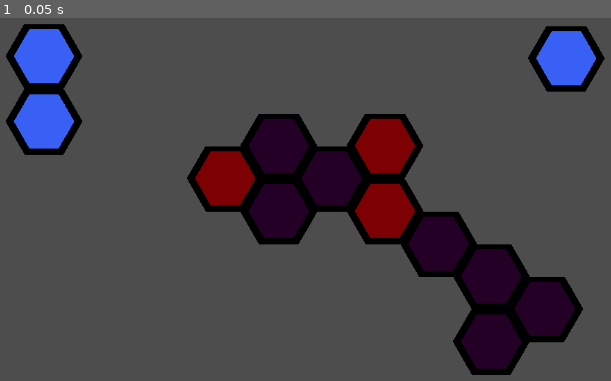
Above: before the commit, frame 1.
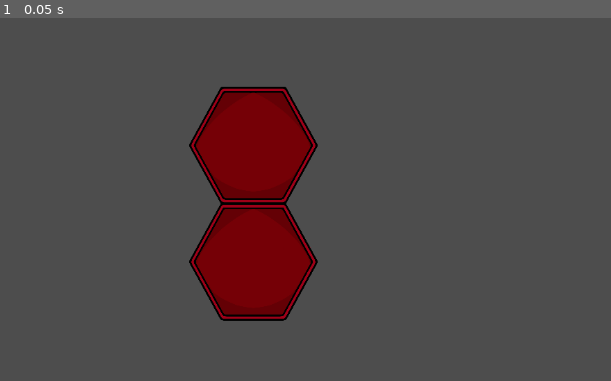
Above: after the commit, the same moment.

Repository: PartyPigy45/built-to-scale
Game: Godot game, scene res://main.tscn
Two runs of this game, one before a commit and one after it. Both use one fixed random seed, a clock stepped at 60 frames per second and the inputs below.
Inputs:
- Up to frame 1 (0.05 s): no input

The runs differ from the first frame. In frame 1, 27% of the frame differs, in the area x 0-100%, y 1-99%.

Commit message:
work :(

Diff:
--- a/Bee.tscn
+++ b/Bee.tscn
@@ -11,6 +11,7 @@
 [sub_resource type="Animation" id="Animation_r1rjq"]
 resource_name = "Flapping Wings"
 length = 2.0
+loop_mode = 1
 tracks/0/type = "value"
 tracks/0/imported = false
 tracks/0/enabled = true
@@ -43,8 +44,8 @@
 tracks/2/loop_wrap = true
 tracks/2/keys = {
 "handle_modes": PackedInt32Array(0, 0, 0, 0, 0, 0),
-"points": PackedFloat32Array(0, -0.25, 0, 0.25, 0, 0.349066, -0.25, 0, 0.25, 0, -0.349066, -0.25, 0, 0.25, 0, 0.349066, -0.25, 0, 0.25, 0, -0.349066, -0.25, 0, 0.25, 0, 0, -0.25, 0, 0.25, 0),
-"times": PackedFloat32Array(0, 0.2, 0.5, 0.9, 1.3, 1.5)
+"points": PackedFloat32Array(0, -0.25, 0, 0.1, 0.012125, 0.349066, -0.0666667, -0.0169361, 0.25, 0, -0.349066, -0.25, 0, 0.25, 0, 0.349066, -0.25, 0, 0.25, 0, -0.349066, -0.25, 0, 0.0946738, 0.354791, 0, -0.105326, 0.00572482, 0.25, 0),
+"times": PackedFloat32Array(0, 0.166667, 0.433333, 0.766667, 1.1, 1.36667)
 }
 tracks/3/type = "bezier"
 tracks/3/imported = false
@@ -54,8 +55,8 @@
 tracks/3/loop_wrap = true
 tracks/3/keys = {
 "handle_modes": PackedInt32Array(0, 0, 0, 0, 0, 0),
-"points": PackedFloat32Array(0, -0.25, 0, 0.25, 0, -0.349066, -0.25, 0, 0.25, 0, 0.349066, -0.25, 0, 0.25, 0, -0.349066, -0.25, 0, 0.25, 0, 0.349066, -0.25, 0, 0.25, 0, 0, -0.25, 0, 0.25, 0),
-"times": PackedFloat32Array(0, 0.2, 0.5, 0.9, 1.3, 1.5)
+"points": PackedFloat32Array(0, -0.25, 0, 0.1, 0.0185251, -0.349066, -0.0666667, 0.00918552, 0.25, 0, 0.349066, -0.25, 0, 0.25, 0, -0.349066, -0.25, 0, 0.25, 0, 0.349066, -0.25, 0, 0.0946738, -0.330541, 0, -0.105326, 0.018525, 0.25, 0),
+"times": PackedFloat32Array(0, 0.166667, 0.433333, 0.766667, 1.1, 1.36667)
 }
 
 [sub_resource type="Animation" id="Animation_wsuwi"]
@@ -113,19 +114,21 @@
 "RESET": SubResource("Animation_wsuwi")
 }
 
-[sub_resource type="Animation" id="Animation_jlt0a"]
-length = 0.001
-tracks/0/type = "value"
-tracks/0/imported = false
-tracks/0/enabled = true
-tracks/0/path = NodePath("Bee Faces:frame")
-tracks/0/interp = 1
-tracks/0/loop_wrap = true
-tracks/0/keys = {
-"times": PackedFloat32Array(0),
-"transitions": PackedFloat32Array(1),
-"update": 1,
-"values": [0]
+[sub_resource type="Animation" id="Animation_bvs22"]
+resource_name = "Angery Blinking Bee"
+length = 3.5
+loop_mode = 1
+tracks/0/type = "value"
+tracks/0/imported = false
+tracks/0/enabled = true
+tracks/0/path = NodePath("Bee Faces:frame")
+tracks/0/interp = 1
+tracks/0/loop_wrap = true
+tracks/0/keys = {
+"times": PackedFloat32Array(0, 0.1, 0.233333),
+"transitions": PackedFloat32Array(1, 1, 1),
+"update": 1,
+"values": [2, 3, 2]
 }
 
 [sub_resource type="Animation" id="Animation_8k8sd"]
@@ -145,21 +148,19 @@
 "values": [0, 1, 0]
 }
 
-[sub_resource type="Animation" id="Animation_bvs22"]
-resource_name = "Angery Blinking Bee"
-length = 3.5
-loop_mode = 1
-tracks/0/type = "value"
-tracks/0/imported = false
-tracks/0/enabled = true
-tracks/0/path = NodePath("Bee Faces:frame")
-tracks/0/interp = 1
-tracks/0/loop_wrap = true
-tracks/0/keys = {
-"times": PackedFloat32Array(0, 0.1, 0.233333),
-"transitions": PackedFloat32Array(1, 1, 1),
-"update": 1,
-"values": [2, 3, 2]
+[sub_resource type="Animation" id="Animation_jlt0a"]
+length = 0.001
+tracks/0/type = "value"
+tracks/0/imported = false
+tracks/0/enabled = true
+tracks/0/path = NodePath("Bee Faces:frame")
+tracks/0/interp = 1
+tracks/0/loop_wrap = true
+tracks/0/keys = {
+"times": PackedFloat32Array(0),
+"transitions": PackedFloat32Array(1),
+"update": 1,
+"values": [0]
 }
 
 [sub_resource type="Animation" id="Animation_hso31"]
@@ -214,6 +215,8 @@
 }]
 
 [node name="Node2D" type="Node2D"]
+position = Vector2(5.96046e-08, 100)
+scale = Vector2(0.635, 0.635)
 
 [node name="AnimationPlayer2" type="AnimationPlayer" parent="."]
 libraries = {
--- a/Pieces/Duo.tscn
+++ b/Pieces/Duo.tscn
@@ -4,6 +4,8 @@
 [ext_resource type="Script" path="res://Pieces/Piece.gd" id="2_0tean"]
 
 [node name="Piece" type="TileMapLayer"]
-tile_map_data = PackedByteArray(0, 0, 255, 255, 255, 255, 0, 0, 0, 0, 0, 0, 0, 0, 255, 255, 0, 0, 0, 0, 0, 0, 0, 0, 0, 0)
+position = Vector2(-154, -85)
+scale = Vector2(0.25, 0.25)
+tile_map_data = PackedByteArray(0, 0, 0, 0, 0, 0, 3, 0, 0, 0, 0, 0, 0, 0, 0, 0, 1, 0, 3, 0, 0, 0, 0, 0, 0, 0)
 tile_set = ExtResource("1_rfscm")
 script = ExtResource("2_0tean")
--- a/Pieces/Mono.tscn
+++ b/Pieces/Mono.tscn
@@ -4,6 +4,8 @@
 [ext_resource type="Script" path="res://Pieces/Piece.gd" id="2_bab2p"]
 
 [node name="Piece" type="TileMapLayer"]
-tile_map_data = PackedByteArray(0, 0, 255, 255, 255, 255, 0, 0, 0, 0, 0, 0, 0, 0)
+position = Vector2(-154, -85)
+scale = Vector2(0.25, 0.25)
+tile_map_data = PackedByteArray(0, 0, 0, 0, 0, 0, 3, 0, 0, 0, 0, 0, 0, 0)
 tile_set = ExtResource("1_0afjw")
 script = ExtResource("2_bab2p")
--- a/Pieces/Piece.gd
+++ b/Pieces/Piece.gd
@@ -1,16 +1,18 @@
 @tool
 class_name Piece extends TileMapLayer
 
-const hight = 94
+const hight = 670*0.25
 const rad = (hight/2) * sin(PI/3)**-1
-const offset = Vector2(sqrt(rad**2 - (hight/2)**2),0)
+const offset = Vector2(sqrt(rad**2 - (hight/2)**2)-6.5,0)
 const ms = [-sqrt(3),0,sqrt(3),-sqrt(3),0,sqrt(3)]
 #var cs = []
+
+var pos: Vector2
 
 func is_mouse_intercecting(hex:Vector2i) -> bool:
 	#cs = []
 	var angle = PI
-	var mouse: Vector2 = get_global_mouse_position()+offset-cord_offset_calc(hex)
+	var mouse: Vector2 = get_global_mouse_position()+offset-cord_offset_calc(hex)+pos
 	for i in 3:
 		if  mouse.y < ms[i]*mouse.x + (rad*sin(angle)-(ms[i]*(rad*cos(angle)))):
 			return false
@@ -21,18 +23,20 @@
 			return false
 		angle += PI/3
 
-	print("INSIDE", mouse)
+	print("INSIDE", hex,mouse)
 	return true
 
 func cord_offset_calc(hex:Vector2i) -> Vector2:
 	var out = Vector2.ZERO
-	out.x =  ((hex.x-(hex.x%2))/2)*(2*rad + 2*offset.x) + (hex.x%2)*(rad+offset.x)
-	out.y = (((hex.y-(hex.x%2))/2)*(2*rad + 2*offset.y) + (hex.y%2)*(rad+offset.y)) + (hight/2)*((hex.x)%2)
+	out.x = (2*rad + 2*offset.x)*((hex.x-(hex.x%2))/2) + (hex.x%2)*(rad+offset.x)
+	out.y = (hex.y*hight) + (hight/2)*(hex.x%2) #+ (hight/2)*((hex.x)%2)/2
 	#print(out)
 	return out
 
 func _enter_tree() -> void:
 	tile_set = load("res://Resource/tile_set.tres")
+	position = Vector2(-154,-85)
+	scale = Vector2(0.25,0.25)
 
 # Called when the node enters the scene tree for the first time.
 func _ready() -> void:
@@ -43,7 +47,13 @@
 func _process(delta: float) -> void:
 	#print(rad, offset)
 	#if ((global_position-offset) - get_global_mouse_position()).length() < rad :
-	#print(get_used_cells())
+	#return
+
+	if "position" not in get_parent():
+		pos = Vector2.ZERO
+	else:
+		pos = get_parent().position
+	#print(pos)
 	for i in get_used_cells():
 		is_mouse_intercecting(i)
 		#print(get_global_mouse_position())
--- a/Pieces/Tro1.tscn
+++ b/Pieces/Tro1.tscn
@@ -1,9 +1,11 @@
-[gd_scene load_steps=3 format=4 uid="uid://dffep6ah7p31f"]
+[gd_scene load_steps=3 format=3 uid="uid://dffep6ah7p31f"]
 
 [ext_resource type="TileSet" uid="uid://18lkj53hlkux" path="res://Resource/tile_set.tres" id="1_ypa2h"]
 [ext_resource type="Script" path="res://Pieces/Piece.gd" id="2_lpjj6"]
 
 [node name="Piece" type="TileMapLayer"]
-tile_map_data = PackedByteArray("AAAAAAAAAAAAAAAAAAD/////AAAAAAAAAAD//wAAAAAAAAEAAAABAP//AAABAAAAAAABAAAAAAABAAAAAAD+/wAAAAABAAAAAAACAAEAAAAAAAAAAAADAAEAAAAAAAAAAAAEAAIAAAAAAAAAAAADAAIAAAAAAAAAAAA=")
+position = Vector2(-154, -85)
+scale = Vector2(0.25, 0.25)
+tile_map_data = PackedByteArray(0, 0, 0, 0, 0, 0, 3, 0, 0, 0, 0, 0, 0, 0, 0, 0, 1, 0, 3, 0, 2, 0, 0, 0, 0, 0, 1, 0, 0, 0, 3, 0, 1, 0, 0, 0, 0, 0)
 tile_set = ExtResource("1_ypa2h")
 script = ExtResource("2_lpjj6")
--- a/Resource/tile_set.tres
+++ b/Resource/tile_set.tres
@@ -1,29 +1,29 @@
 [gd_resource type="TileSet" load_steps=3 format=3 uid="uid://18lkj53hlkux"]
 
-[ext_resource type="Texture2D" uid="uid://n37xwnmm3x5l" path="res://assets/hex_grid.png" id="1_lov5m"]
+[ext_resource type="Texture2D" uid="uid://c8yqcs6og3kmr" path="res://assets/hunny comb-sheet.png" id="1_ae5fb"]
 
-[sub_resource type="TileSetAtlasSource" id="TileSetAtlasSource_8n2ao"]
-texture = ExtResource("1_lov5m")
-margins = Vector2i(0, 10)
-separation = Vector2i(1, 33)
-texture_region_size = Vector2i(127, 94)
+[sub_resource type="TileSetAtlasSource" id="TileSetAtlasSource_qrpgs"]
+texture = ExtResource("1_ae5fb")
+texture_region_size = Vector2i(800, 800)
 0:0/0 = 0
-0:0/0/physics_layer_0/polygon_0/points = PackedVector2Array(-51, 0, -25.5, -47, 25.5, -47, 51, 0, 25.5, 47, -25.5, 47)
 1:0/0 = 0
-1:0/0/physics_layer_0/polygon_0/points = PackedVector2Array(-51, 0, -25.5, -47, 25.5, -47, 51, 0, 25.5, 47, -25.5, 47)
 2:0/0 = 0
-2:0/0/physics_layer_0/polygon_0/points = PackedVector2Array(-51, 0, -25.5, -47, 25.5, -47, 51, 0, 25.5, 47, -25.5, 47)
-3:0/0 = 0
+2:1/0 = 0
+1:1/0 = 0
 0:1/0 = 0
-0:1/0/physics_layer_0/polygon_0/points = PackedVector2Array(-51, 0, -25.5, -47, 25.5, -47, 51, 0, 25.5, 47, -25.5, 47)
-1:1/0 = 0
-1:1/0/physics_layer_0/polygon_0/points = PackedVector2Array(-51, 0, -25.5, -47, 25.5, -47, 51, 0, 25.5, 47, -25.5, 47)
-2:1/0 = 0
-3:1/0 = 0
+0:2/0 = 0
+1:2/0 = 0
+2:2/0 = 0
+2:3/0 = 0
+1:3/0 = 0
+0:3/0 = 0
+1:4/0 = 0
+2:4/0 = 0
+0:4/0 = 0
 
 [resource]
 tile_shape = 3
 tile_offset_axis = 1
-tile_size = Vector2i(102, 94)
+tile_size = Vector2i(740, 670)
 physics_layer_0/collision_layer = 1
-sources/0 = SubResource("TileSetAtlasSource_8n2ao")
+sources/3 = SubResource("TileSetAtlasSource_qrpgs")
--- a/main.tscn
+++ b/main.tscn
@@ -56,6 +56,7 @@
 
 [node name="UI" type="CanvasLayer" parent="."]
 process_mode = 2
+visible = false
 
 [node name="MarginContainer" type="MarginContainer" parent="UI"]
 offset_right = 1151.0
--- a/scripts/level_manager.gd
+++ b/scripts/level_manager.gd
@@ -41,10 +41,10 @@
 
 	#unlode
 	var clear = $Pieces.get_children()
-	#clear.append($Goal)
-	#for i in clear:
-	#	for j in i.get_children():
-	#		j.queue_free()
+	clear.append($Goal)
+	for i in clear:
+		for j in i.get_children():
+			j.queue_free()
 
 	#load
 	$Goal.add_child(stage.Goal.instantiate())
Not shown: 1 places in Bee.tscn that only renumber resources
Binary file added: assets/assets/bee anger blink.png
Not shown, added: assets/assets/bee anger blink.png.import
Binary file added: assets/assets/bee anger.png
Not shown, added: assets/assets/bee anger.png.import
Binary file added: assets/assets/bee happy blink.png
Not shown, added: assets/assets/bee happy blink.png.import
Binary file added: assets/assets/bee happy.png
Not shown, added: assets/assets/bee happy.png.import
Binary file added: assets/assets/bee love n celebration.png
Not shown, added: assets/assets/bee love n celebration.png.import
Binary file added: assets/assets/bee sad blink.png
(and 43 more such lines)
